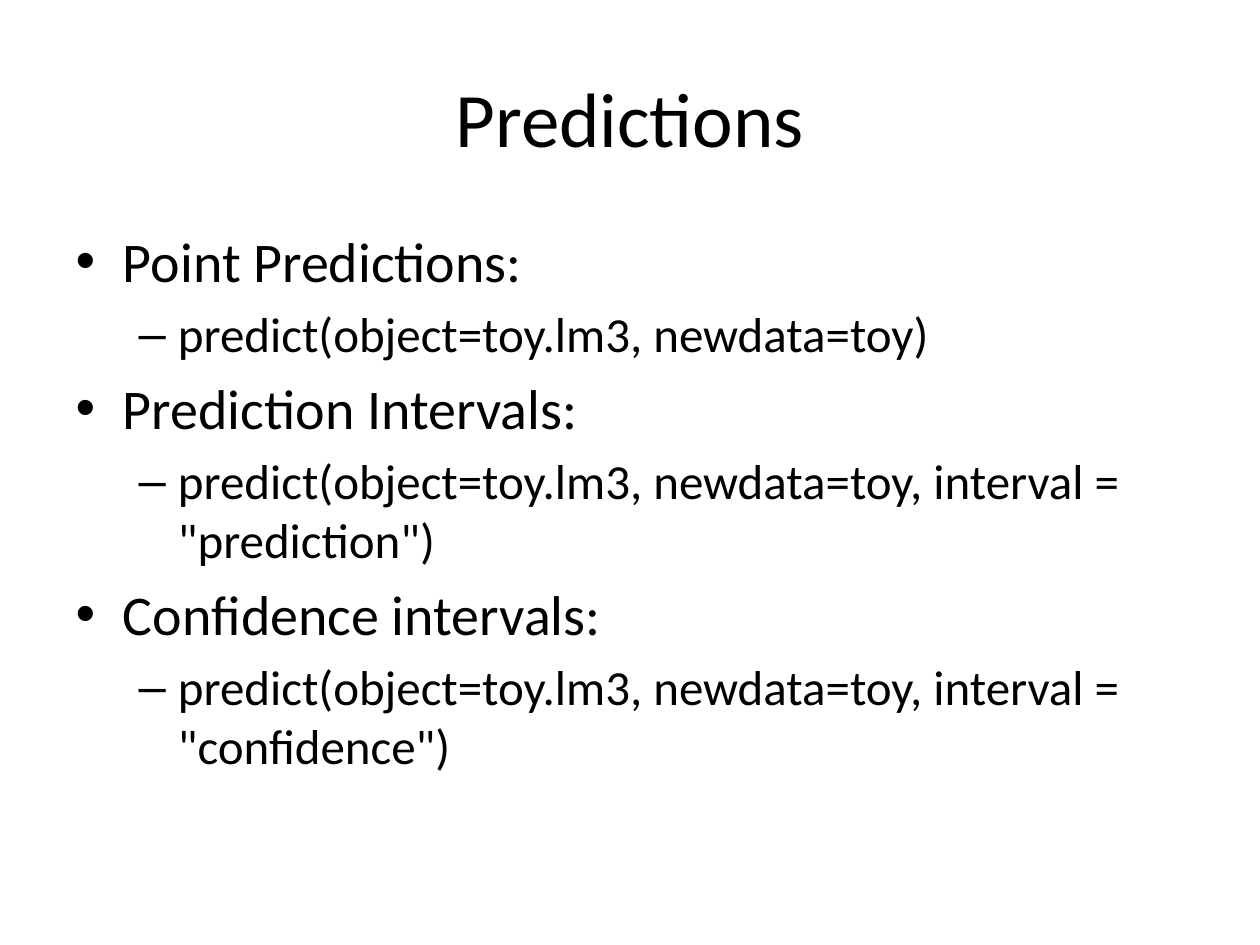
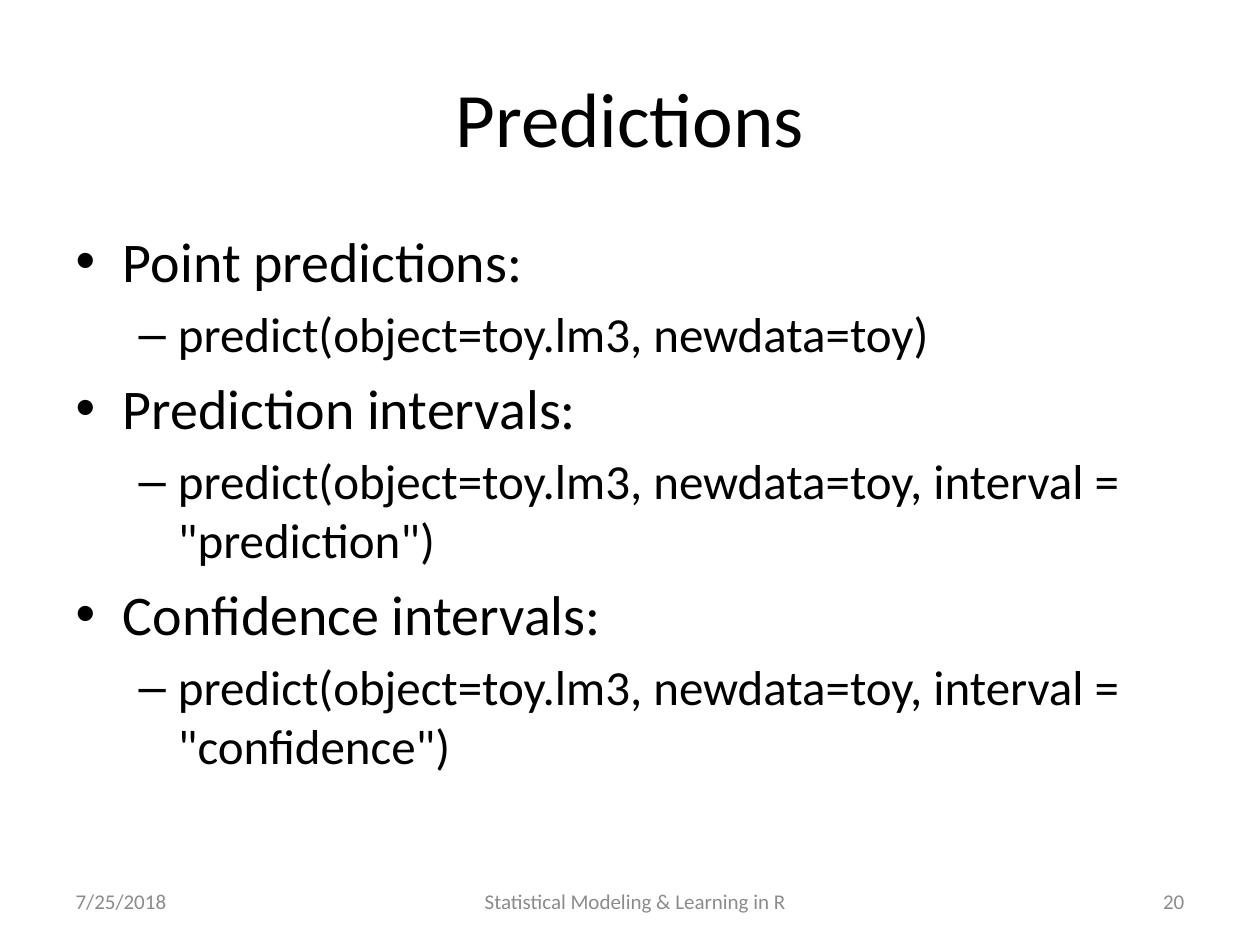
Before and after one commit to katherinesimeon/Statistical-Modeling-and-Learning-in-R, a slide deck: slide 20 of main.pptx (slide 17 before the commit). Drawn at 1260x945 pixels with LibreOffice and Linux fonts; fonts in the diff are those of the drawing. Boxes give left, top, right and bottom in pixels: in the first picture for what was removed or moved away, otherwise in the second. Text is boxed around its words. In the diff, an @@ line names an element or a change of style, - is before the commit and + after.

```diff
--- a/main.pptx
+++ b/main.pptx
@@ text at [123, 243, 522, 291]: text changed @@
-• Point Predictions:
+• Point predictions:
@@ text at [123, 390, 576, 430]: text changed @@
-• Prediction Intervals:
+• Prediction intervals:
@@ text added at [76, 894, 167, 910], 12 pt, text #8C8C8C @@
+7/25/2018
@@ text added at [485, 894, 785, 913], 12 pt, text #8C8C8C @@
+Statistical Modeling & Learning in R
@@ page number added at [1163, 895, 1184, 909], 12 pt, text #8C8C8C @@
+20
```
Also in this commit, not shown: 66 other slides changed, 12 slides added, 1 other file.
